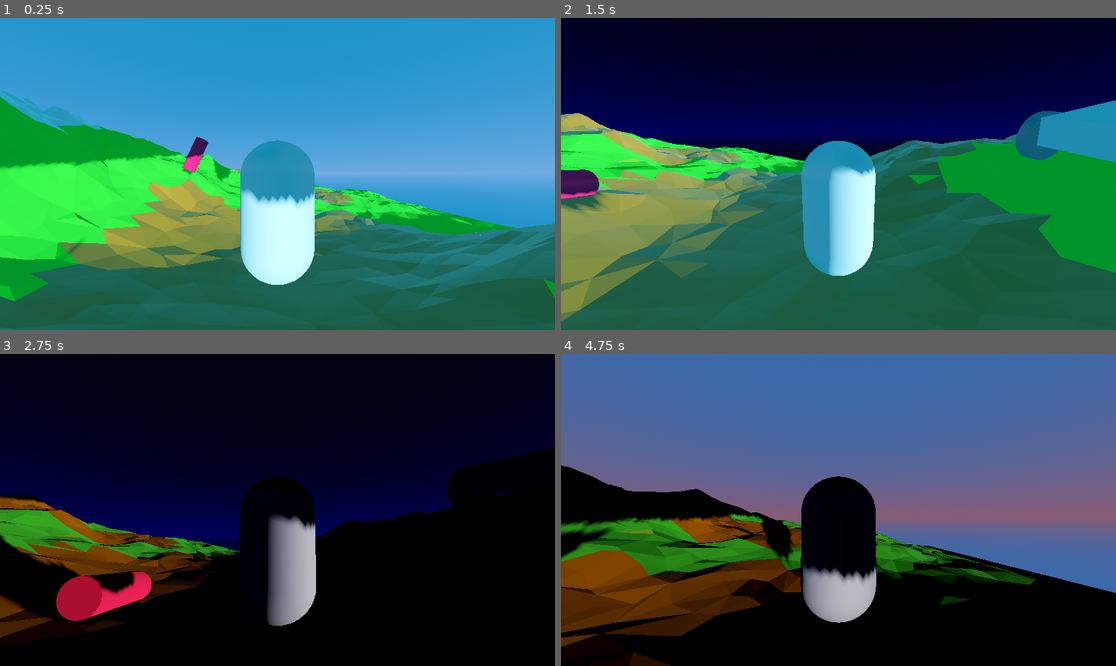
Above: before the commit, frames 1-4 (two rows, left to right).
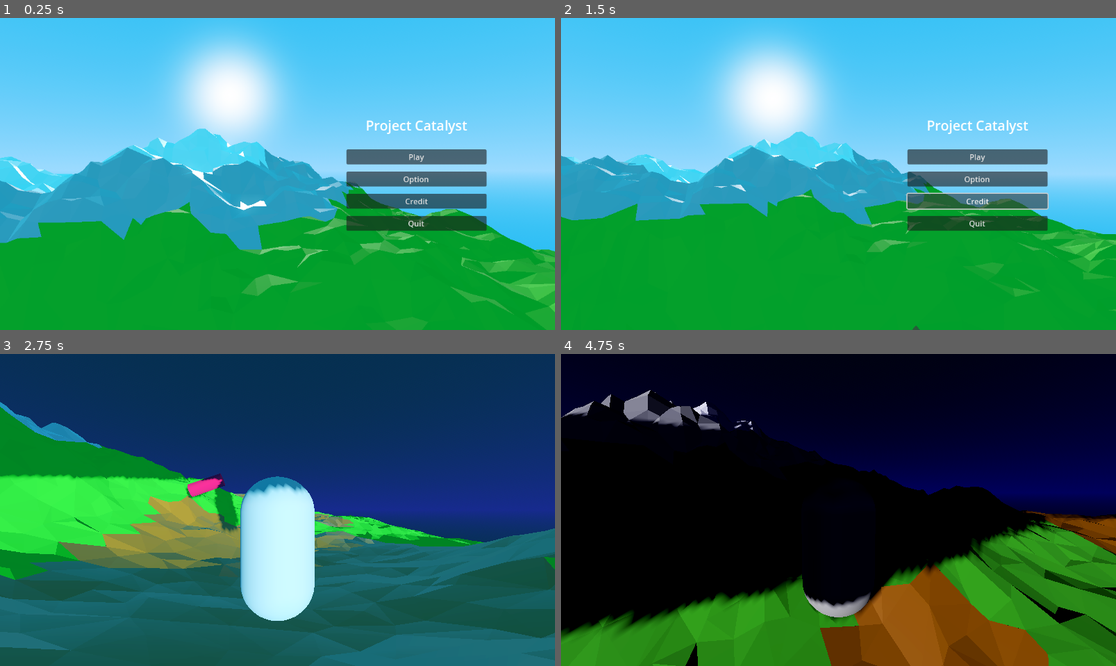
Above: after the commit, the same moments.

Repository: FujaTyping/Tafiya-Tare
Game: Godot game, scene res://UI/menu.tscn
The game is run twice, just before and just after one commit, with the same random seed, the same clock (stepped at 60 frames per second) and the same inputs. Before the commit the project starts from res://game.tscn.
Inputs (mouse positions are in pixels of both pictures, inside the frame that each line leads up to):
- Up to frame 1 (0.25 s): no input
- Up to frame 2 (1.5 s): click (977, 180) at 0.5 s, where only the run after the commit has a clickable "Option"; click (977, 202) at 1.25 s, where only the run after the commit has a clickable "Credit"
- Up to frame 3 (2.75 s): click (416, 494) at 2 s, where only the run after the commit has a clickable "Play"
- Up to frame 4 (4.75 s): move the mouse to (866, 510) at 2.77 s; hold W (up) 2.78-3.53 s; tap Alt (toogleMouse) at 2.85, 3.6, 4.35 s; tap Space (jump) at 3.02, 3.77 s; move the mouse to (727, 525) at 3.52 s; hold S (down) 3.53-4.28 s; move the mouse to (849, 503) at 4.27 s; hold W (up) from 4.28 s (still down)

The runs differ from the first frame. In frame 1, 97% of the frame differs, in the area x 0-100%, y 0-100%; in frame 2, 98%; in frame 3, 100%; in frame 4, 91%.

Commit message:
Add main menu

Diff:
--- /dev/null
+++ b/UI/menu.gd
@@ -0,0 +1,11 @@
+extends Control
+
+func _on_play_pressed() -> void:
+	get_tree().change_scene_to_file("res://game.tscn")
+
+func _on_option_pressed() -> void:
+	pass # Replace with function body.
+
+
+func _on_quit_pressed() -> void:
+	get_tree().quit()
--- /dev/null
+++ b/UI/menu.tscn
@@ -0,0 +1,178 @@
+[gd_scene load_steps=9 format=3 uid="uid://bk2eqtj4bowsx"]
+
+[ext_resource type="Script" uid="uid://i7suxu8ebn53" path="res://UI/menu.gd" id="1_0h2wq"]
+[ext_resource type="PackedScene" uid="uid://0i1pyomtpv8i" path="res://Terrain/terrain.glb" id="2_wfiwe"]
+
+[sub_resource type="ProceduralSkyMaterial" id="ProceduralSkyMaterial_wfiwe"]
+sky_top_color = Color(0.14509805, 0.60784316, 0.90588236, 1)
+sky_horizon_color = Color(0.48235294, 0.7490196, 1, 1)
+sky_curve = 0.160766
+ground_bottom_color = Color(0.14509805, 0.60784316, 0.90588236, 1)
+ground_horizon_color = Color(0.48235294, 0.7490196, 1, 1)
+ground_curve = 0.04287107
+
+[sub_resource type="Sky" id="Sky_7jktm"]
+sky_material = SubResource("ProceduralSkyMaterial_wfiwe")
+
+[sub_resource type="Environment" id="Environment_4hkxj"]
+background_mode = 2
+sky = SubResource("Sky_7jktm")
+tonemap_mode = 2
+glow_enabled = true
+
+[sub_resource type="Animation" id="Animation_wfiwe"]
+resource_name = "Intro"
+length = 30.0
+loop_mode = 1
+tracks/0/type = "value"
+tracks/0/imported = false
+tracks/0/enabled = true
+tracks/0/path = NodePath("SubViewportContainer/SubViewport/Camera3D:position")
+tracks/0/interp = 1
+tracks/0/loop_wrap = true
+tracks/0/keys = {
+"times": PackedFloat32Array(0, 10, 20, 30),
+"transitions": PackedFloat32Array(1, 1, 1, 1),
+"update": 0,
+"values": [Vector3(0.41075087, 0.33461705, -0.27656758), Vector3(1.3572552, 0.19984427, 0.7351098), Vector3(0.8884597, 0.14619005, -0.91524005), Vector3(0.41075087, 0.33461705, -0.27656758)]
+}
+tracks/1/type = "value"
+tracks/1/imported = false
+tracks/1/enabled = true
+tracks/1/path = NodePath("SubViewportContainer/SubViewport/Camera3D:rotation")
+tracks/1/interp = 1
+tracks/1/loop_wrap = true
+tracks/1/keys = {
+"times": PackedFloat32Array(0, 10, 20, 30),
+"transitions": PackedFloat32Array(1, 1, 1, 1),
+"update": 0,
+"values": [Vector3(-0.011307518, 1.4075669, 0), Vector3(0.067232326, 1.0105044, 0), Vector3(0.19118972, 2.2889562, 0), Vector3(-0.011307518, 1.4075669, 0)]
+}
+
+[sub_resource type="Animation" id="Animation_4hkxj"]
+length = 0.001
+tracks/0/type = "value"
+tracks/0/imported = false
+tracks/0/enabled = true
+tracks/0/path = NodePath("SubViewportContainer/SubViewport/Camera3D:position")
+tracks/0/interp = 1
+tracks/0/loop_wrap = true
+tracks/0/keys = {
+"times": PackedFloat32Array(0),
+"transitions": PackedFloat32Array(1),
+"update": 0,
+"values": [Vector3(0.41075087, 0.33461705, -0.27656758)]
+}
+tracks/1/type = "value"
+tracks/1/imported = false
+tracks/1/enabled = true
+tracks/1/path = NodePath("SubViewportContainer/SubViewport/Camera3D:rotation")
+tracks/1/interp = 1
+tracks/1/loop_wrap = true
+tracks/1/keys = {
+"times": PackedFloat32Array(0),
+"transitions": PackedFloat32Array(1),
+"update": 0,
+"values": [Vector3(-0.011307518, 1.4075669, 0)]
+}
+
+[sub_resource type="AnimationLibrary" id="AnimationLibrary_qmqfe"]
+_data = {
+&"Intro": SubResource("Animation_wfiwe"),
+&"RESET": SubResource("Animation_4hkxj")
+}
+
+[node name="Menu" type="Control"]
+layout_mode = 3
+anchors_preset = 15
+anchor_right = 1.0
+anchor_bottom = 1.0
+grow_horizontal = 2
+grow_vertical = 2
+script = ExtResource("1_0h2wq")
+
+[node name="Environment" type="WorldEnvironment" parent="."]
+environment = SubResource("Environment_4hkxj")
+
+[node name="terrain" parent="." instance=ExtResource("2_wfiwe")]
+
+[node name="sun" type="DirectionalLight3D" parent="."]
+transform = Transform3D(-0.0367001, 0.20293762, -0.9785037, 0.03095014, 0.97892445, 0.20186405, 0.998847, -0.02287639, -0.042207614, 0, 0, 0)
+
+[node name="SubViewportContainer" type="SubViewportContainer" parent="."]
+layout_mode = 1
+anchors_preset = 15
+anchor_right = 1.0
+anchor_bottom = 1.0
+grow_horizontal = 2
+grow_vertical = 2
+stretch = true
+
+[node name="SubViewport" type="SubViewport" parent="SubViewportContainer"]
+handle_input_locally = false
+size = Vector2i(1152, 648)
+render_target_update_mode = 4
+
+[node name="Camera3D" type="Camera3D" parent="SubViewportContainer/SubViewport"]
+transform = Transform3D(0.16250554, -0.011156974, 0.9866443, 0, 0.99993587, 0.011307275, -0.9867076, -0.0018374948, 0.16249512, 0.41075087, 0.33461705, -0.27656758)
+keep_aspect = 0
+
+[node name="MarginContainer" type="MarginContainer" parent="."]
+layout_mode = 1
+anchors_preset = 8
+anchor_left = 0.5
+anchor_top = 0.5
+anchor_right = 0.5
+anchor_bottom = 0.5
+offset_left = 122.5
+offset_top = -212.875
+offset_right = 453.5
+offset_bottom = 212.875
+grow_horizontal = 2
+grow_vertical = 2
+theme_override_constants/margin_left = 20
+theme_override_constants/margin_top = 20
+theme_override_constants/margin_right = 20
+theme_override_constants/margin_bottom = 20
+
+[node name="VBoxContainer" type="VBoxContainer" parent="MarginContainer"]
+layout_mode = 2
+size_flags_vertical = 4
+theme_override_constants/separation = 30
+
+[node name="Title" type="Label" parent="MarginContainer/VBoxContainer"]
+layout_mode = 2
+size_flags_horizontal = 4
+theme_override_colors/font_color = Color(1, 1, 1, 1)
+theme_override_font_sizes/font_size = 28
+text = "Project Catalyst"
+
+[node name="VBoxContainer" type="VBoxContainer" parent="MarginContainer/VBoxContainer"]
+layout_mode = 2
+theme_override_constants/separation = 15
+
+[node name="Play" type="Button" parent="MarginContainer/VBoxContainer/VBoxContainer"]
+layout_mode = 2
+text = "Play"
+
+[node name="Option" type="Button" parent="MarginContainer/VBoxContainer/VBoxContainer"]
+layout_mode = 2
+text = "Option"
+
+[node name="Play2" type="Button" parent="MarginContainer/VBoxContainer/VBoxContainer"]
+layout_mode = 2
+text = "Credit"
+
+[node name="Quit" type="Button" parent="MarginContainer/VBoxContainer/VBoxContainer"]
+layout_mode = 2
+text = "Quit"
+
+[node name="AnimationPlayer" type="AnimationPlayer" parent="."]
+libraries = {
+&"": SubResource("AnimationLibrary_qmqfe")
+}
+autoplay = "Intro"
+
+[connection signal="pressed" from="MarginContainer/VBoxContainer/VBoxContainer/Play" to="." method="_on_play_pressed"]
+[connection signal="pressed" from="MarginContainer/VBoxContainer/VBoxContainer/Option" to="." method="_on_option_pressed"]
+[connection signal="pressed" from="MarginContainer/VBoxContainer/VBoxContainer/Quit" to="." method="_on_quit_pressed"]
--- a/UI/pause.gd
+++ b/UI/pause.gd
@@ -38,3 +38,7 @@
 		open.play("PauseAnimation")
 		get_tree().paused = true
 	paused = !paused  # Flip the paused state
+
+func _on_back_pressed() -> void:
+	get_tree().paused = false
+	get_tree().change_scene_to_file("res://UI/menu.tscn")
--- a/UI/pause.tscn
+++ b/UI/pause.tscn
@@ -8,14 +8,14 @@
 tracks/0/type = "value"
 tracks/0/imported = false
 tracks/0/enabled = true
-tracks/0/path = NodePath(".:size")
+tracks/0/path = NodePath(".:position")
 tracks/0/interp = 1
 tracks/0/loop_wrap = true
 tracks/0/keys = {
 "times": PackedFloat32Array(0, 0.3),
 "transitions": PackedFloat32Array(1, 1),
 "update": 0,
-"values": [Vector2(1152, 648), Vector2(1152, 0)]
+"values": [Vector2(0, 0), Vector2(0, -660)]
 }
 
 [sub_resource type="Animation" id="Animation_6wphx"]
@@ -24,14 +24,14 @@
 tracks/0/type = "value"
 tracks/0/imported = false
 tracks/0/enabled = true
-tracks/0/path = NodePath(".:size")
+tracks/0/path = NodePath(".:position")
 tracks/0/interp = 1
 tracks/0/loop_wrap = true
 tracks/0/keys = {
 "times": PackedFloat32Array(0, 0.3),
 "transitions": PackedFloat32Array(1, 1),
 "update": 0,
-"values": [Vector2(1152, 0), Vector2(1152, 648)]
+"values": [Vector2(0, -660), Vector2(0, 0)]
 }
 
 [sub_resource type="Animation" id="Animation_jixca"]
@@ -39,14 +39,14 @@
 tracks/0/type = "value"
 tracks/0/imported = false
 tracks/0/enabled = true
-tracks/0/path = NodePath(".:size")
+tracks/0/path = NodePath(".:position")
 tracks/0/interp = 1
 tracks/0/loop_wrap = true
 tracks/0/keys = {
 "times": PackedFloat32Array(0),
 "transitions": PackedFloat32Array(1),
 "update": 0,
-"values": [Vector2(1152, 0)]
+"values": [Vector2(0, -660)]
 }
 
 [sub_resource type="AnimationLibrary" id="AnimationLibrary_jl6cd"]
@@ -62,7 +62,8 @@
 anchors_preset = 15
 anchor_right = 1.0
 anchor_bottom = 1.0
-offset_bottom = -648.0
+offset_top = -660.0
+offset_bottom = -660.0
 grow_horizontal = 2
 grow_vertical = 2
 script = ExtResource("1_6wphx")
@@ -116,6 +117,10 @@
 layout_mode = 2
 text = "Option"
 
+[node name="Back" type="Button" parent="MarginContainer/VBoxContainer/VBoxContainer"]
+layout_mode = 2
+text = "Back to menu"
+
 [node name="Exit" type="Button" parent="MarginContainer/VBoxContainer/VBoxContainer"]
 layout_mode = 2
 text = "Exit"
@@ -127,4 +132,5 @@
 
 [connection signal="pressed" from="MarginContainer/VBoxContainer/VBoxContainer/Resume" to="." method="_on_resume_pressed"]
 [connection signal="pressed" from="MarginContainer/VBoxContainer/VBoxContainer/Option" to="." method="_on_option_pressed"]
+[connection signal="pressed" from="MarginContainer/VBoxContainer/VBoxContainer/Back" to="." method="_on_back_pressed"]
 [connection signal="pressed" from="MarginContainer/VBoxContainer/VBoxContainer/Exit" to="." method="_on_exit_pressed"]
--- /dev/null
+++ b/UI/transition.gd
@@ -0,0 +1,7 @@
+extends Control
+
+@onready var color_rect: ColorRect = $ColorRect
+@onready var transis: AnimationPlayer = $Transis
+
+func transition(animation: String,seconds:float) -> void:
+	transis.play(animation,-1.0,1/ seconds)
--- /dev/null
+++ b/UI/transition.tscn
@@ -0,0 +1,74 @@
+[gd_scene load_steps=5 format=3 uid="uid://daqqcoaah44du"]
+
+[sub_resource type="Animation" id="Animation_inf52"]
+length = 0.001
+tracks/0/type = "value"
+tracks/0/imported = false
+tracks/0/enabled = true
+tracks/0/path = NodePath("ColorRect:color")
+tracks/0/interp = 1
+tracks/0/loop_wrap = true
+tracks/0/keys = {
+"times": PackedFloat32Array(0),
+"transitions": PackedFloat32Array(1),
+"update": 0,
+"values": [Color(1, 1, 1, 1)]
+}
+
+[sub_resource type="Animation" id="Animation_rhoid"]
+resource_name = "TransitionIn"
+tracks/0/type = "value"
+tracks/0/imported = false
+tracks/0/enabled = true
+tracks/0/path = NodePath("ColorRect:color")
+tracks/0/interp = 1
+tracks/0/loop_wrap = true
+tracks/0/keys = {
+"times": PackedFloat32Array(0, 1),
+"transitions": PackedFloat32Array(1, 1),
+"update": 0,
+"values": [Color(1, 1, 1, 1), Color(1, 1, 1, 0)]
+}
+
+[sub_resource type="Animation" id="Animation_x2rwd"]
+resource_name = "TransitionOut"
+tracks/0/type = "value"
+tracks/0/imported = false
+tracks/0/enabled = true
+tracks/0/path = NodePath("ColorRect:color")
+tracks/0/interp = 1
+tracks/0/loop_wrap = true
+tracks/0/keys = {
+"times": PackedFloat32Array(0, 1),
+"transitions": PackedFloat32Array(1, 1),
+"update": 0,
+"values": [Color(1, 1, 1, 0), Color(1, 1, 1, 1)]
+}
+
+[sub_resource type="AnimationLibrary" id="AnimationLibrary_x2rwd"]
+_data = {
+&"RESET": SubResource("Animation_inf52"),
+&"TransitionIn": SubResource("Animation_rhoid"),
+&"TransitionOut": SubResource("Animation_x2rwd")
+}
+
+[node name="Transition" type="Control"]
+layout_mode = 3
+anchors_preset = 15
+anchor_right = 1.0
+anchor_bottom = 1.0
+grow_horizontal = 2
+grow_vertical = 2
+
+[node name="ColorRect" type="ColorRect" parent="."]
+layout_mode = 1
+anchors_preset = 15
+anchor_right = 1.0
+anchor_bottom = 1.0
+grow_horizontal = 2
+grow_vertical = 2
+
+[node name="Transis" type="AnimationPlayer" parent="."]
+libraries = {
+&"": SubResource("AnimationLibrary_x2rwd")
+}
--- a/game.tscn
+++ b/game.tscn
@@ -92,7 +92,7 @@
 environment = SubResource("Environment_ryrav")
 
 [node name="Sun" type="DirectionalLight3D" parent="."]
-transform = Transform3D(-0.53543454, -0.84036267, -0.08426322, -0.16323088, 0.20085558, -0.9659256, 0.8286526, -0.50343585, -0.24471815, 0, 0, 0)
+transform = Transform3D(-0.53543454, -0.84036267, -0.08426322, -0.16323088, 0.20085558, -0.9659255, 0.8286526, -0.50343585, -0.24471813, 0, 0, 0)
 top_level = true
 shadow_enabled = true
 
--- a/project.godot
+++ b/project.godot
@@ -11,7 +11,7 @@
 [application]
 
 config/name="Project-Catalyst"
-run/main_scene="uid://dm0rxd10m14f3"
+run/main_scene="uid://bk2eqtj4bowsx"
 config/features=PackedStringArray("4.5", "Mobile")
 config/icon="res://icon.svg"
 
Not shown, added: UI/menu.gd.uid
Not shown, added: UI/transition.gd.uid
